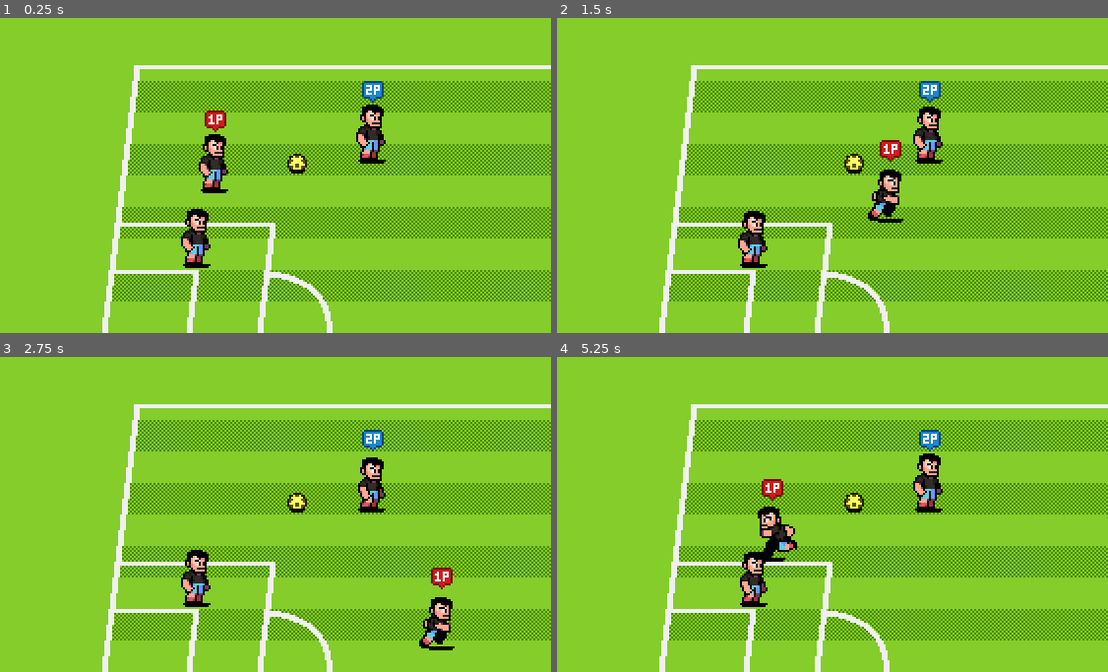
Above: before the commit, frames 1-4 (two rows, left to right).
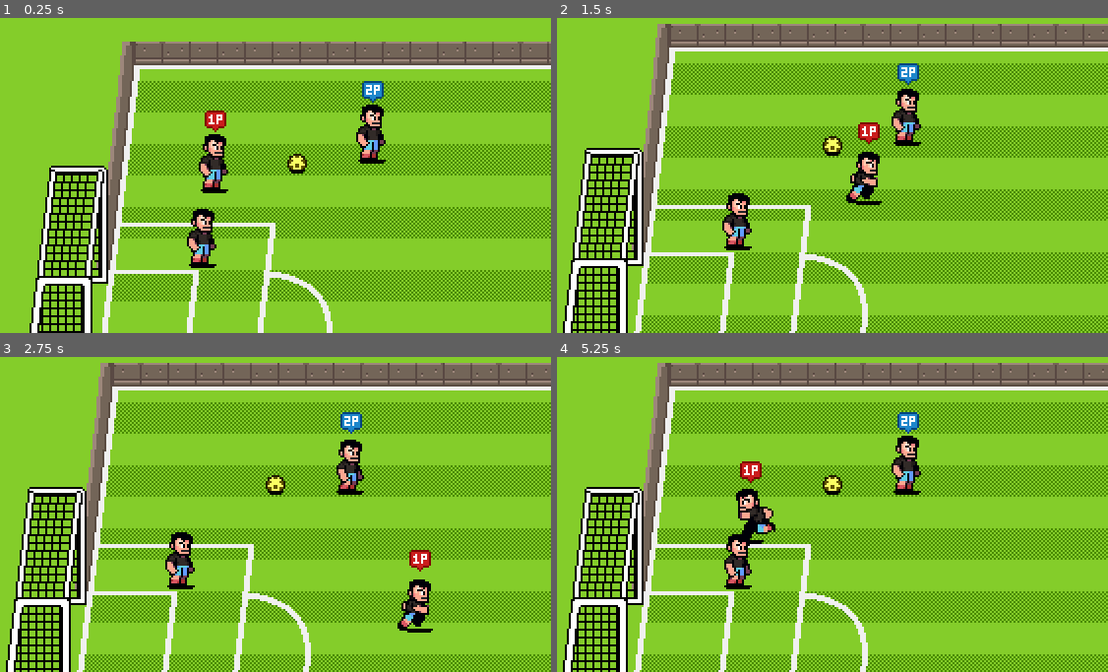
Above: after the commit, the same moments.

Repository: Nono-hash000/Soccer
Game: Godot game, scene res://scenes/world.tscn
Same seed, same stepped clock (60 frames per second), same inputs: the game is played once before the commit and once after it.
Inputs (mouse positions are in pixels of both pictures, inside the frame that each line leads up to):
- Up to frame 1 (0.25 s): no input
- Up to frame 2 (1.5 s): tap Enter at 0.5 s; move the mouse to (953, 137) at 0.52 s; hold Right (p1_right) 0.53-1.28 s; tap [ (p1_pass) at 0.6 s; click (953, 137) at 0.67 s; move the mouse to (722, 172) at 1.27 s; hold Down (p1_down) from 1.28 s (still down); tap ] (p1_shoot) at 1.35 s
- Up to frame 3 (2.75 s): move the mouse to (330, 416) at 2.02 s; release Down (p1_down) at 2.03 s; hold Right (p1_right) from 2.03 s (still down); tap S (p2_down) at 2.1 s
- Up to frame 4 (5.25 s): move the mouse to (804, 564) at 2.77 s; release Right (p1_right) at 2.78 s; hold Up (p1_up) 2.78-3.53 s; tap one key every 0.75 s from 2.85 s: A (p2_left) ` (p2_pass) D (p2_right) 1 (p2_shoot); click (804, 564) at 2.92 s; move the mouse to (997, 549) at 3.52 s; hold Left (p1_left) 3.53-5.03 s; move the mouse to (667, 442) at 4.27 s; move the mouse to (860, 495) at 5.02 s; hold Down (p1_down) from 5.03 s (still down); click (860, 495) at 5.17 s

The runs differ from the first frame. In frame 1, 12% of the frame differs, in the area x 5-100%, y 7-100%; in frame 2, 41%; in frame 3, 41%, in the area x 1-100%, y 1-100%; in frame 4, 41%.

Commit message:
added the pitch

Diff:
--- a/scenes/Characters/player.tscn
+++ b/scenes/Characters/player.tscn
@@ -161,7 +161,7 @@
 script = ExtResource("1_y7cse")
 control_scheme = 2
 speed = 80.0
-power = 70.0
+power = 150.0
 
 [node name="PlayerSprite" type="Sprite2D" parent="." unique_id=1006646361]
 texture = ExtResource("1_xwt18")
@@ -191,6 +191,7 @@
 monitorable = false
 
 [node name="CollisionPolygon2D" type="CollisionPolygon2D" parent="TeammateDetectionArea" unique_id=959515032]
+visible = false
 polygon = PackedVector2Array(0, -40, 280, -150, 330, -100, 330, 100, 280, 150, 0, 40)
 
 [node name="ShadowSprite" type="Sprite2D" parent="." unique_id=2026732152]
--- a/scenes/ball/ball.gd
+++ b/scenes/ball/ball.gd
@@ -1,5 +1,7 @@
 class_name Ball
 extends AnimatableBody2D
+
+const BOUNCINESS := 0.8
 
 enum State {CARRIED, FREEFORM, SHOT}
 
@@ -44,3 +46,6 @@
 	velocity = intensity * direction
 	carrier = null
 	switch_states(Ball.State.FREEFORM)
+
+func stop() -> void:
+	velocity = Vector2.ZERO
--- a/scenes/ball/ball_states/ball_state.gd
+++ b/scenes/ball/ball_states/ball_state.gd
@@ -37,3 +37,9 @@
 			if bounciness > 0 and ball.height_velocity < 0:
 				ball.height_velocity = -ball.height_velocity * bounciness
 				ball.velocity *= bounciness
+
+func move_and_bounce(delta: float) -> void:
+	var collision := ball.move_and_collide(ball.velocity * delta)
+	if collision != null:
+		ball.velocity = ball.velocity.bounce(collision.get_normal()) * ball.BOUNCINESS
+		ball.switch_states(Ball.State.FREEFORM)
--- a/scenes/ball/ball_states/ball_state_freeform.gd
+++ b/scenes/ball/ball_states/ball_state_freeform.gd
@@ -1,7 +1,5 @@
 class_name BallStateFreeform
 extends BallState
-
-const BOUNCINESS := 0.8
 
 func _enter_tree() -> void:
 	player_detection_area.body_entered.connect(on_player_enter.bind())
@@ -14,5 +12,5 @@
 	set_ball_animation_from_velocity()
 	var friction := ball.friction_air if ball.height > 0 else ball.friction_ground
 	ball.velocity = ball.velocity.move_toward(Vector2.ZERO, friction * delta)
-	process_gravity(delta, BOUNCINESS)
-	ball.move_and_collide(ball.velocity * delta)
+	process_gravity(delta, ball.BOUNCINESS)
+	move_and_bounce(delta)
--- a/scenes/ball/ball_states/ball_state_shot.gd
+++ b/scenes/ball/ball_states/ball_state_shot.gd
@@ -17,7 +17,7 @@
 	if Time.get_ticks_msec() - time_since_shot > DURATION_SHOT:
 		state_transition_requested.emit(Ball.State.FREEFORM)
 	else:
-		ball.move_and_collide(ball.velocity * delta)
+		move_and_bounce(delta)
 
 func _exit_tree() -> void:
 	ball_sprite.scale.y = 1.0
--- /dev/null
+++ b/scenes/camera.gd
@@ -0,0 +1,16 @@
+class_name Camera
+extends Camera2D
+
+const DISTANCE_TARGET := 100.0
+const SMOOTHING_BALL_CARRIED := 2
+const SMOOTHING_BALL_DEFAULT := 8
+
+@export var ball : Ball
+
+func _process(_delta: float) -> void:
+	if ball.carrier != null:
+		position = ball.carrier.position + ball.carrier.heading * DISTANCE_TARGET
+		position_smoothing_speed = SMOOTHING_BALL_CARRIED
+	else:
+		position = ball.position
+		position_smoothing_speed = SMOOTHING_BALL_DEFAULT
--- /dev/null
+++ b/scenes/goal/goal.gd
@@ -0,0 +1,10 @@
+class_name Goal
+extends Node2D
+
+@onready var back_net_area: Area2D = $BackNetArea
+
+func _ready() -> void:
+	back_net_area.body_entered.connect(on_ball_enter_back_net.bind())
+
+func on_ball_enter_back_net(ball: Ball) -> void:
+	ball.stop()
--- /dev/null
+++ b/scenes/goal/goal.tscn
@@ -0,0 +1,48 @@
+[gd_scene format=3 uid="uid://b1vg6gynsb83p"]
+
+[ext_resource type="Script" uid="uid://blg24uodwmdso" path="res://scenes/goal/goal.gd" id="1_0ivff"]
+[ext_resource type="Texture2D" uid="uid://ck615fw5lwt6t" path="res://assets/assets/art/backgrounds/goal-bottom.png" id="1_r84s2"]
+[ext_resource type="Texture2D" uid="uid://wgqak7h538ur" path="res://assets/assets/art/backgrounds/goal-top.png" id="2_0ivff"]
+
+[sub_resource type="RectangleShape2D" id="RectangleShape2D_rohb4"]
+size = Vector2(26, 2)
+
+[sub_resource type="RectangleShape2D" id="RectangleShape2D_omme6"]
+size = Vector2(26, 2)
+
+[node name="Goal" type="Node2D" unique_id=2097544377]
+y_sort_enabled = true
+script = ExtResource("1_0ivff")
+
+[node name="BottomFrameSprite" type="Sprite2D" parent="." unique_id=994698965]
+texture = ExtResource("1_r84s2")
+centered = false
+offset = Vector2(-23, -125)
+
+[node name="TopFrameSprite" type="Sprite2D" parent="." unique_id=461619624]
+position = Vector2(0, -65)
+texture = ExtResource("2_0ivff")
+centered = false
+offset = Vector2(-23, -59)
+
+[node name="BackNetArea" type="Area2D" parent="." unique_id=1042249959]
+collision_layer = 0
+collision_mask = 4
+monitorable = false
+
+[node name="CollisionPolygon2D" type="CollisionPolygon2D" parent="BackNetArea" unique_id=848174132]
+polygon = PackedVector2Array(-20, -2, -12, -65, -10, -65, -18, -2)
+
+[node name="BottomFrame" type="StaticBody2D" parent="." unique_id=1855612048]
+position = Vector2(-3, -1)
+collision_mask = 0
+
+[node name="CollisionShape2D" type="CollisionShape2D" parent="BottomFrame" unique_id=2021095944]
+shape = SubResource("RectangleShape2D_rohb4")
+
+[node name="TopFrame" type="StaticBody2D" parent="." unique_id=424096729]
+position = Vector2(7, -67)
+collision_mask = 0
+
+[node name="CollisionShape2D" type="CollisionShape2D" parent="TopFrame" unique_id=674237152]
+shape = SubResource("RectangleShape2D_omme6")
--- a/scenes/world.tscn
+++ b/scenes/world.tscn
@@ -1,12 +1,29 @@
 [gd_scene format=3 uid="uid://dce2m2fxxkvhw"]
 
 [ext_resource type="Texture2D" uid="uid://df8fw81r1mmmj" path="res://assets/assets/art/backgrounds/pitch-background.png" id="1_4wyf3"]
+[ext_resource type="Script" uid="uid://cwyccmnu86ik7" path="res://scenes/camera.gd" id="1_qfnet"]
 [ext_resource type="Texture2D" uid="uid://dqagx2k7log4l" path="res://assets/assets/art/backgrounds/pitch-pattern.png" id="2_k0juu"]
 [ext_resource type="Texture2D" uid="uid://bbx2lf8feh0df" path="res://assets/assets/art/backgrounds/pitch-lines.png" id="3_71j4m"]
 [ext_resource type="PackedScene" uid="uid://dl4qxnhn11iil" path="res://scenes/Characters/player.tscn" id="4_k0juu"]
 [ext_resource type="PackedScene" uid="uid://bv5lrexexhrgn" path="res://scenes/ball/ball.tscn" id="5_71j4m"]
+[ext_resource type="PackedScene" uid="uid://b1vg6gynsb83p" path="res://scenes/goal/goal.tscn" id="5_i7141"]
+[ext_resource type="Texture2D" uid="uid://b3v4yoakmm4oi" path="res://assets/assets/art/backgrounds/top-wall.png" id="6_4mrxx"]
+[ext_resource type="Texture2D" uid="uid://cabhflrh8sfdr" path="res://assets/assets/art/backgrounds/bottom-wall.png" id="7_7r4gi"]
+[ext_resource type="Texture2D" uid="uid://druyx45ls8q3m" path="res://assets/assets/art/backgrounds/side-wall.png" id="8_w7kh3"]
+
+[sub_resource type="RectangleShape2D" id="RectangleShape2D_rohb4"]
+size = Vector2(802, 7)
 
 [node name="World" type="Node2D" unique_id=956741788]
+
+[node name="Camera" type="Camera2D" parent="." unique_id=892112143 node_paths=PackedStringArray("ball")]
+limit_left = 0
+limit_top = 0
+limit_right = 850
+limit_bottom = 360
+position_smoothing_enabled = true
+script = ExtResource("1_qfnet")
+ball = NodePath("../ActorsContanier/Ball")
 
 [node name="Backgrounds" type="Node2D" parent="." unique_id=1008424798]
 
@@ -28,6 +45,63 @@
 [node name="ActorsContanier" type="Node2D" parent="." unique_id=1648380568]
 y_sort_enabled = true
 
+[node name="PitchObjects" type="Node2D" parent="ActorsContanier" unique_id=1283321430]
+y_sort_enabled = true
+
+[node name="GoalHome" parent="ActorsContanier/PitchObjects" unique_id=2097544377 instance=ExtResource("5_i7141")]
+position = Vector2(32, 220)
+
+[node name="GoalAway" parent="ActorsContanier/PitchObjects" unique_id=2056996911 instance=ExtResource("5_i7141")]
+position = Vector2(818, 220)
+scale = Vector2(-1, 1)
+
+[node name="TopWall" type="Sprite2D" parent="ActorsContanier/PitchObjects" unique_id=865223835]
+position = Vector2(49, 32)
+texture = ExtResource("6_4mrxx")
+centered = false
+
+[node name="StaticBody2D" type="StaticBody2D" parent="ActorsContanier/PitchObjects/TopWall" unique_id=266524623]
+collision_mask = 0
+
+[node name="CollisionPolygon2D" type="CollisionPolygon2D" parent="ActorsContanier/PitchObjects/TopWall/StaticBody2D" unique_id=2137145465]
+polygon = PackedVector2Array(0, 116, 13, 0, 739, 0, 752, 116, 740, 116, 728, 12, 24, 12, 12, 116)
+
+[node name="BottomWall" type="Sprite2D" parent="ActorsContanier/PitchObjects" unique_id=393001232]
+position = Vector2(24, 344)
+texture = ExtResource("7_7r4gi")
+centered = false
+offset = Vector2(0, -12)
+
+[node name="StaticBody2D" type="StaticBody2D" parent="ActorsContanier/PitchObjects/BottomWall" unique_id=1382752565]
+collision_mask = 0
+
+[node name="CollisionShape2D" type="CollisionShape2D" parent="ActorsContanier/PitchObjects/BottomWall/StaticBody2D" unique_id=1098515172]
+position = Vector2(401, -3.5)
+shape = SubResource("RectangleShape2D_rohb4")
+
+[node name="LeftWall" type="Sprite2D" parent="ActorsContanier/PitchObjects" unique_id=1893938998]
+position = Vector2(24, 221)
+texture = ExtResource("8_w7kh3")
+centered = false
+offset = Vector2(0, -14)
+
+[node name="StaticBody2D" type="StaticBody2D" parent="ActorsContanier/PitchObjects/LeftWall" unique_id=1976222116]
+
+[node name="CollisionPolygon2D" type="CollisionPolygon2D" parent="ActorsContanier/PitchObjects/LeftWall/StaticBody2D" unique_id=1689343834]
+polygon = PackedVector2Array(29, -1, 14, -1, 0, 116, 14, 116)
+
+[node name="RightWall" type="Sprite2D" parent="ActorsContanier/PitchObjects" unique_id=1548447168]
+position = Vector2(826, 221)
+scale = Vector2(-1, 1)
+texture = ExtResource("8_w7kh3")
+centered = false
+offset = Vector2(0, -14)
+
+[node name="StaticBody2D" type="StaticBody2D" parent="ActorsContanier/PitchObjects/RightWall" unique_id=1468223848]
+
+[node name="CollisionPolygon2D" type="CollisionPolygon2D" parent="ActorsContanier/PitchObjects/RightWall/StaticBody2D" unique_id=1496612081]
+polygon = PackedVector2Array(29, -1, 14, -1, 0, 116, 14, 116)
+
 [node name="Player" parent="ActorsContanier" unique_id=1434091063 node_paths=PackedStringArray("ball") instance=ExtResource("4_k0juu")]
 position = Vector2(109, 108)
 control_scheme = 1
@@ -38,7 +112,7 @@
 ball = NodePath("../Ball")
 
 [node name="Player3" parent="ActorsContanier" unique_id=1064911614 node_paths=PackedStringArray("ball") instance=ExtResource("4_k0juu")]
-position = Vector2(100, 146)
+position = Vector2(103, 146)
 control_scheme = 0
 ball = NodePath("../Ball")
 
Not shown, added: scenes/camera.gd.uid
Not shown, added: scenes/goal/goal.gd.uid
